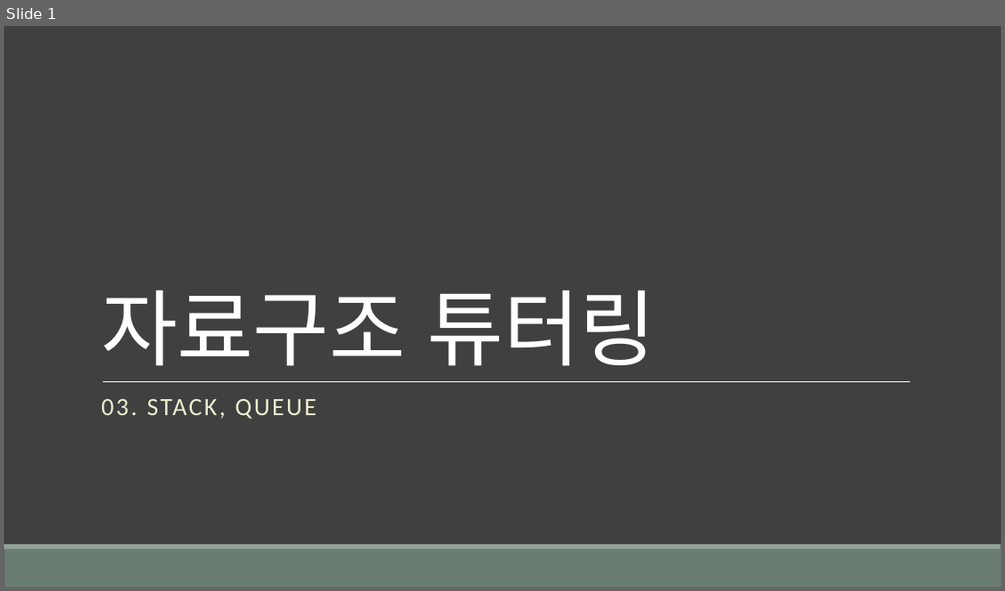
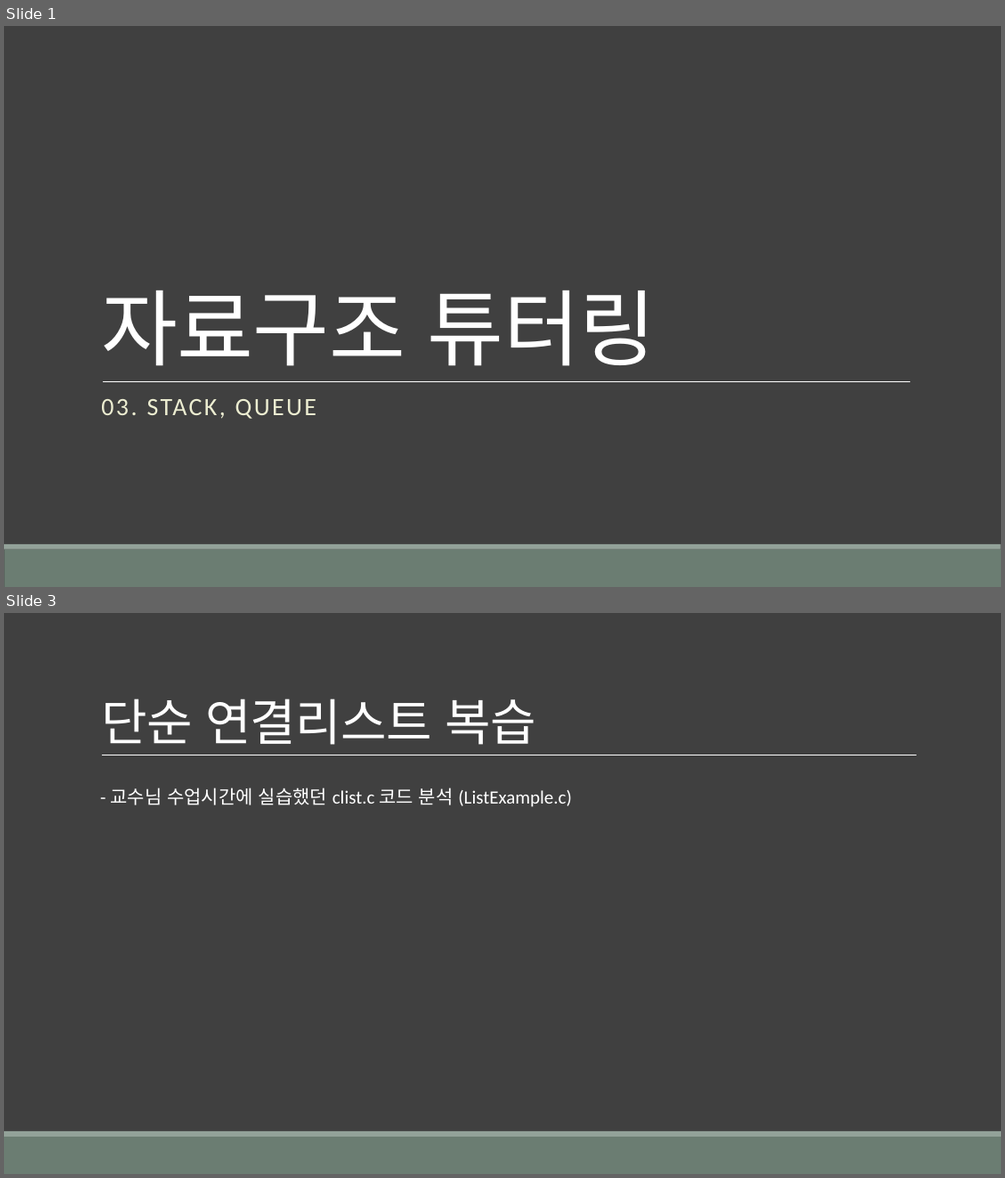
Before and after one commit to logg9715/DataStructure_Lecture-2023-2, a slide deck: ppt/자료구조 튜터링 03.pptx. Shown one above the other, each under a label of ours: slide 1 before the commit, slides 1 and 3 after it; the slides between them are not shown. The pictures are 1005x591 and 1005x1178 pixels, drawn with LibreOffice and Linux fonts; fonts in the diff are those of the drawing. Boxes give left, top, right and bottom in pixels: in the first picture for what was removed or moved away, otherwise in the second. Text is boxed around its words. In the diff, an @@ line names an element or a change of style, - is before the commit and + after.

```diff
--- a/ppt/자료구조 튜터링 03.pptx
+++ b/ppt/자료구조 튜터링 03.pptx
@@ slide 3 added at bbox=[4, 613, 1001, 1174], background #404040; not listed: 2 template elements that a slide beside it also shows @@
@@ title added at bbox=[101, 698, 536, 745], 48 pt, text #FFFFFF @@
+단순 연결리스트 복습
@@ line added from (102, 755) to (917, 755), #FFFFFF 0.5 pt @@
@@ text added at bbox=[110, 787, 572, 807], 18 pt, text #FFFFFF @@
+- 교수님 수업시간에 실습했던 clist.c 코드 분석 (ListExample.c)
```
Also in this commit, not shown: 1 slide changed, 6 other slides added, 1 slide removed, 2 other files.
